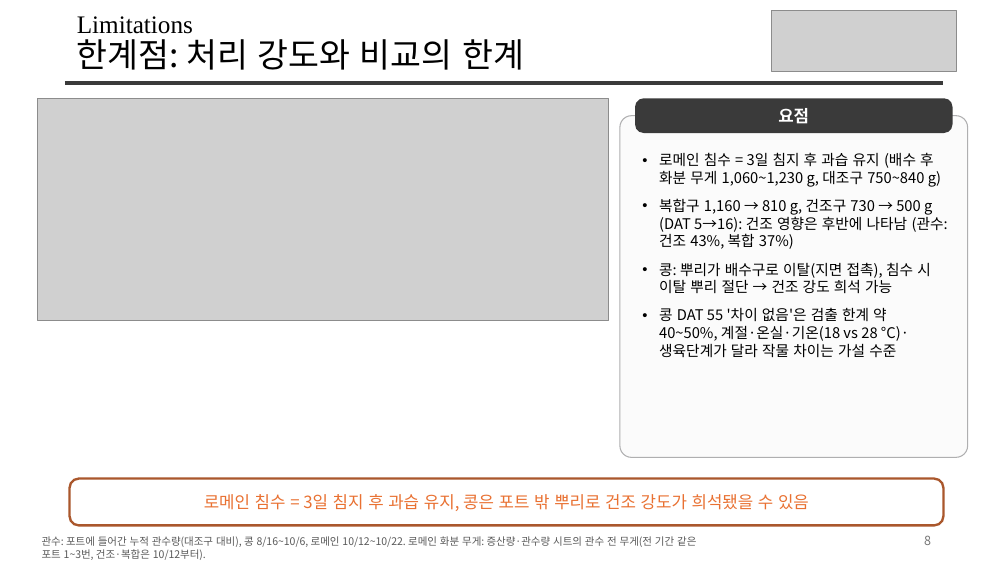
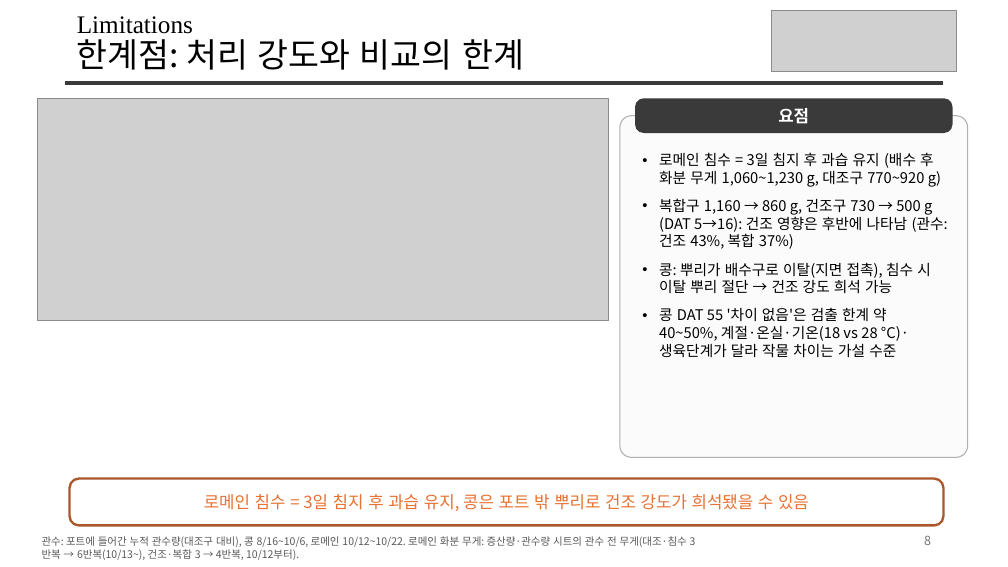
Before and after one commit to YunJM20/-, a slide deck: slide 8 of 밭콩_vs_로메인상추_v8.pptx. Drawn at 1008x567 pixels with LibreOffice and Linux fonts; fonts in the diff are those of the drawing; grey boxes stand for pictures. Boxes give left, top, right and bottom in pixels: in the first picture for what was removed or moved away, otherwise in the second. Text is boxed around its words. In the diff, an @@ line names an element or a change of style, - is before the commit and + after.

```diff
--- a/밭콩_vs_로메인상추_v8.pptx
+++ b/밭콩_vs_로메인상추_v8.pptx
@@ text at (659, 152, 948, 249): text changed @@
-• 로메인 침수 = 3일 침지 후 과습 유지 (배수 후 화분 무게 1,060~1,230 g, 대조구 750~840 g)
-• 복합구 1,160 → 810 g, 건조구 730 → 500 g (DAT 5→16): 건조 영향은 후반에 나타남 (관수: 건조 43%, 복합 37%)
+• 로메인 침수 = 3일 침지 후 과습 유지 (배수 후 화분 무게 1,060~1,230 g, 대조구 770~920 g)
+• 복합구 1,160 → 860 g, 건조구 730 → 500 g (DAT 5→16): 건조 영향은 후반에 나타남 (관수: 건조 43%, 복합 37%)
@@ text at (42, 536, 687, 560): text changed @@
-관수: 포트에 들어간 누적 관수량(대조구 대비), 콩 8/16~10/6, 로메인 10/12~10/22. 로메인 화분 무게: 증산량·관수량 시트의 관수 전 무게(전 기간 같은 포트 1~3번, 건조·복합은 10/12부터).
+관수: 포트에 들어간 누적 관수량(대조구 대비), 콩 8/16~10/6, 로메인 10/12~10/22. 로메인 화분 무게: 증산량·관수량 시트의 관수 전 무게(대조·침수 3반복 → 6반복(10/13~), 건조·복합 3 → 4반복, 10/12부터).
```
Also in this commit, not shown: 1 other slide changed, 4 other files.
